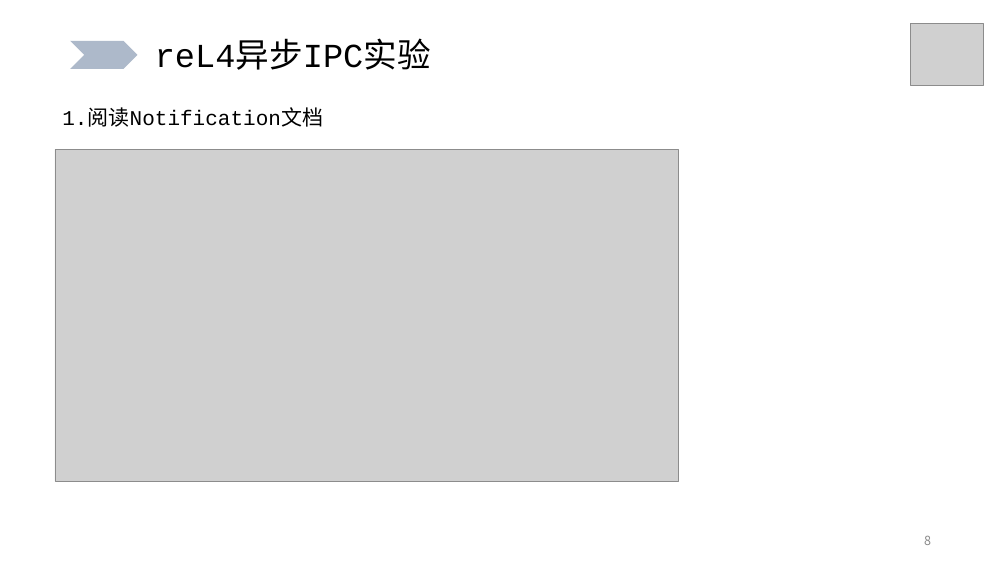
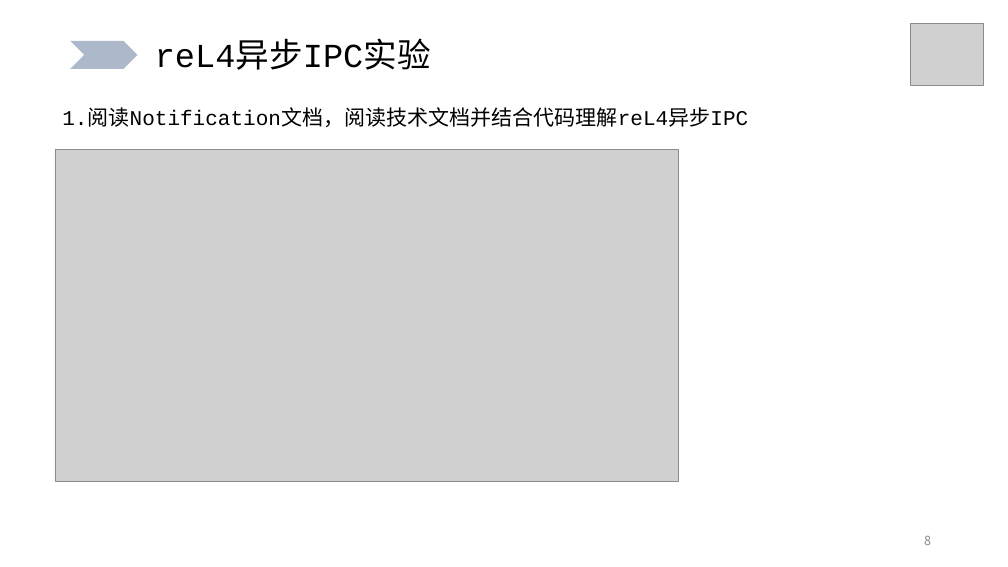
Before and after one commit to BIT-CWH/UndergraduateGraduationProject-2024-BIT-CWH, a slide deck: slide 8 of 中期报告-04-08.pptx. Drawn at 1008x567 pixels with LibreOffice and Linux fonts; fonts in the diff are those of the drawing; grey boxes stand for pictures; background and template pictures are left out. Boxes give left, top, right and bottom in pixels: in the first picture for what was removed or moved away, otherwise in the second. Text is boxed around its words. In the diff, an @@ line names an element or a change of style, - is before the commit and + after.

```diff
--- a/中期报告-04-08.pptx
+++ b/中期报告-04-08.pptx
@@ text at bbox=[62, 110, 748, 127]: text changed @@
-1.阅读Notification文档
+1.阅读Notification文档，阅读技术文档并结合代码理解reL4异步IPC
```
Also in this commit, not shown: 1 other slide changed, 1 slide removed.
